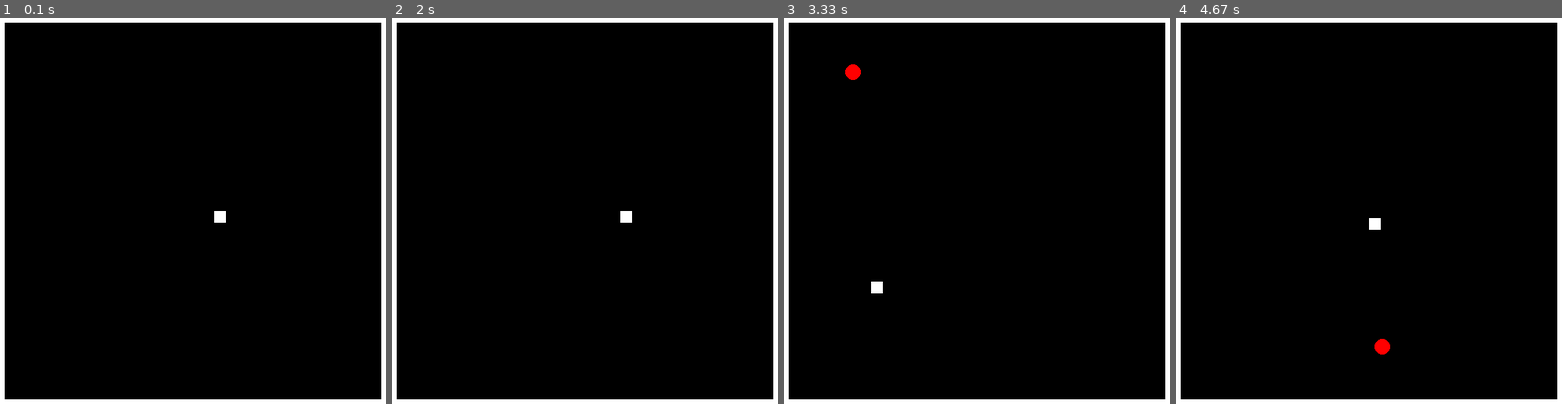
Above: before the commit, frames 1-4 (left to right).
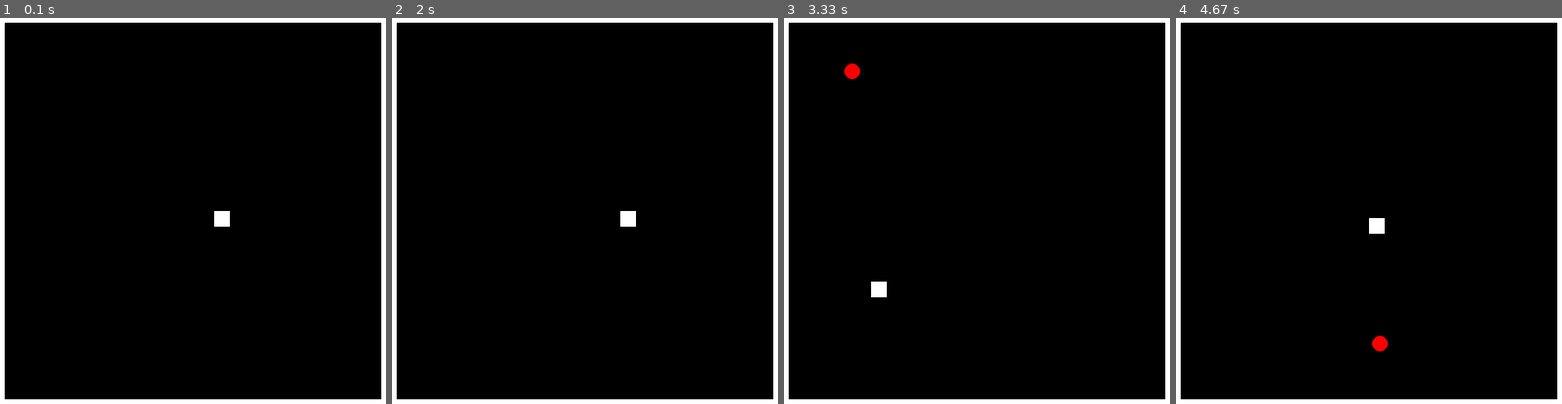
Above: after the commit, the same moments.

Repository: LeeHarry14202/PYGAME_Snake_Game
Game: pygame game, started from main.py
Same seed, same stepped clock (60 frames per second), same inputs: the game is played once before the commit and once after it.
Inputs:
- Up to frame 1 (0.1 s): no input
- Up to frame 2 (2 s): hold Right 0.33-0.8 s; hold Up 0.83-1.3 s; hold Right 1.33-1.8 s; tap Space at 1.83 s
- Up to frame 3 (3.33 s): hold Left 2.17-2.7 s; tap Space at 2.23, 2.53, 2.8, 3.13 s; hold Down 2.73-3.03 s; hold Left from 3.07 s (still down)
- Up to frame 4 (4.67 s): tap Space at 3.43, 3.57, 3.97, 4.27, 4.63 s; release Left at 3.47 s; hold Up 3.5-3.87 s; hold Right 3.9-4.53 s; hold Down from 4.57 s (still down)

The runs differ from the first frame. In frame 1, less than 0.1% of the frame differs, in the area x 55-60%, y 50-55%; in frame 2, less than 0.1%; in frame 3, less than 0.1%; in frame 4, 0.2%, in the area x 50-56%, y 51-88%.

Commit message:
Update main.py

Diff:
--- a/main.py
+++ b/main.py
@@ -26,9 +26,6 @@
         self.fps_number = 90
         # Set direction
         self.direction = 'RIGHT'
-        # Set score
-        self.score = 0
-        self.high_score = 0
 
     def restart(self):
         world.game_active = True
@@ -56,23 +53,29 @@
         # blit wil draw the text on screen
         screen.blit(game_over_surface, game_over_rect)
 
+
+class SCORE(object):
+    def __init__(self):
+        self.score_ = 0
+        self.high_score = 0
+
     def display_score(self):
-        self.display_text('Your score: ' + str(world.score), SCREEN_WIDTH / 2, SCREEN_HEIGHT / 4)
-        self.display_text('Press SPACE to play again', SCREEN_WIDTH / 2, SCREEN_HEIGHT / 2.5)
-        self.display_text('Press ESC to exit', SCREEN_WIDTH / 2, SCREEN_HEIGHT / 2)
-        self.display_text('High score: ' + str(self.high_score), SCREEN_WIDTH / 2, SCREEN_HEIGHT - 100)
+        world.display_text('Your score: ' + str(self.score_), SCREEN_WIDTH / 2, SCREEN_HEIGHT / 4)
+        world.display_text('Press SPACE to play again', SCREEN_WIDTH / 2, SCREEN_HEIGHT / 2.5)
+        world.display_text('Press ESC to exit', SCREEN_WIDTH / 2, SCREEN_HEIGHT / 2)
+        world.display_text('High score: ' + str(self.high_score), SCREEN_WIDTH / 2, SCREEN_HEIGHT - 100)
 
     def update_high_score(self):
-        if self.high_score < self.score:
-            self.high_score = self.score
+        if self.high_score < self.score_:
+            self.high_score = self.score_
 
 
 class SNAKE(object):
     def __init__(self):
         self.x = SCREEN_WIDTH / 2
         self.y = SCREEN_HEIGHT / 2
-        self.WIDTH = 15
-        self.HEIGHT = 15
+        self.WIDTH = 20
+        self.HEIGHT = 20
         self.speed = 3
         self.list_snake = []
         self.position = [self.x, self.y]
@@ -91,7 +94,6 @@
             self.y -= self.speed
         elif world.direction == 'DOWN':
             self.y += self.speed
-        return self.x, self.y
 
     def hit_wall(self):
         if self.x > SCREEN_WIDTH:
@@ -102,7 +104,6 @@
             world.game_active = False
         elif self.y > SCREEN_HEIGHT:
             world.game_active = False
-        return world.game_active
 
 
 class APPLE(object):
@@ -127,8 +128,6 @@
     def draw(self, list_apple):
         for apple_ in list_apple:
             pygame.draw.circle(screen, COLOR.RED, apple_, self.radius)
-            # pygame.draw.rect(screen, COLOR.RED, self.rect)
-
         # If don't have this, the previous apple wont' disappear
         if len(list_apple) > 1:
             list_apple.pop(0)
@@ -154,11 +153,17 @@
 spawn_apple_time = 2000
 pygame.time.set_timer(spawn_apple, spawn_apple_time)
 
+# # Set timer for
+# spawn_apple = pygame.USEREVENT
+# spawn_apple_time = 2000
+# pygame.time.set_timer(spawn_apple, spawn_apple_time)
+
 # Object init
 world = WORLD()
 snake = SNAKE()
 apple = APPLE()
 wall = WALL()
+score = SCORE()
 
 
 def main():
@@ -195,7 +200,7 @@
 
         if world.game_active:
             # Find snake direction
-            snake.x, snake.y = snake.change_direction()
+            snake.change_direction()
 
             # Draw snake
             snake.draw()
@@ -205,13 +210,13 @@
 
             # Check collision
             if apple.rect.colliderect(snake.rect):
-                world.score += 1
+                score.score_ += 1
 
             # Check if the snake hit the wall, game over
-            world.game_active = snake.hit_wall()
+            snake.hit_wall()
         else:
-            world.update_high_score()
-            world.display_score()
+            score.update_high_score()
+            score.display_score()
 
         pygame.display.update()
         world.clock.tick(world.fps_number)
